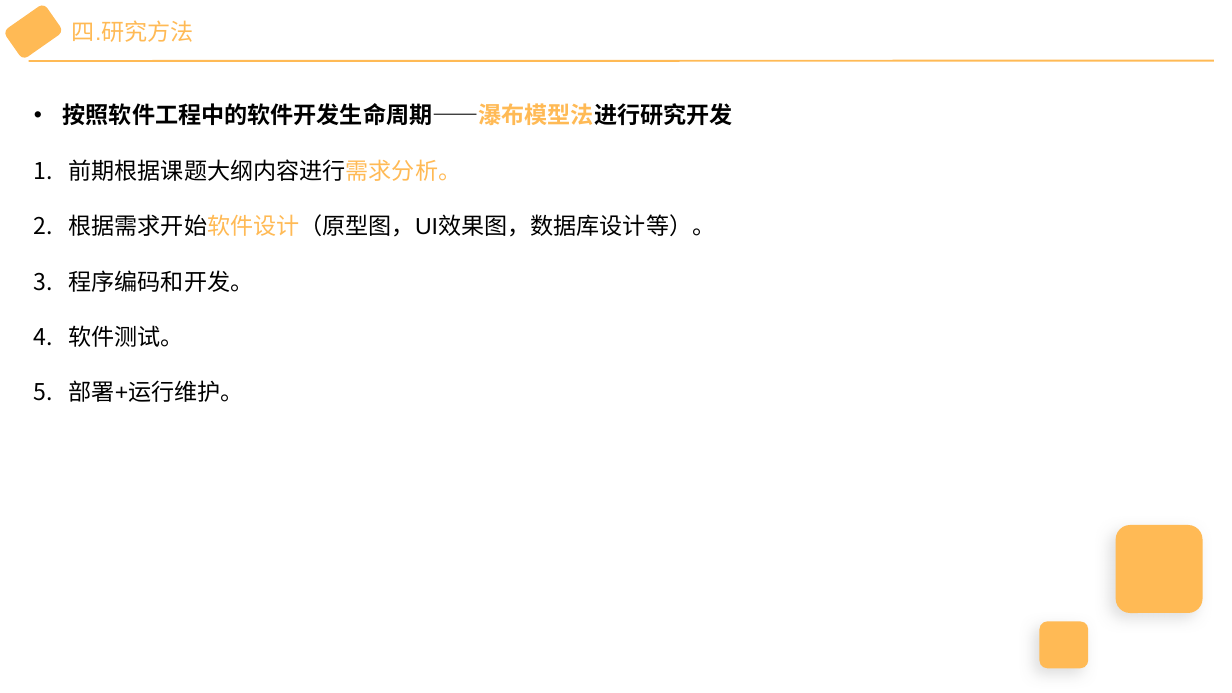
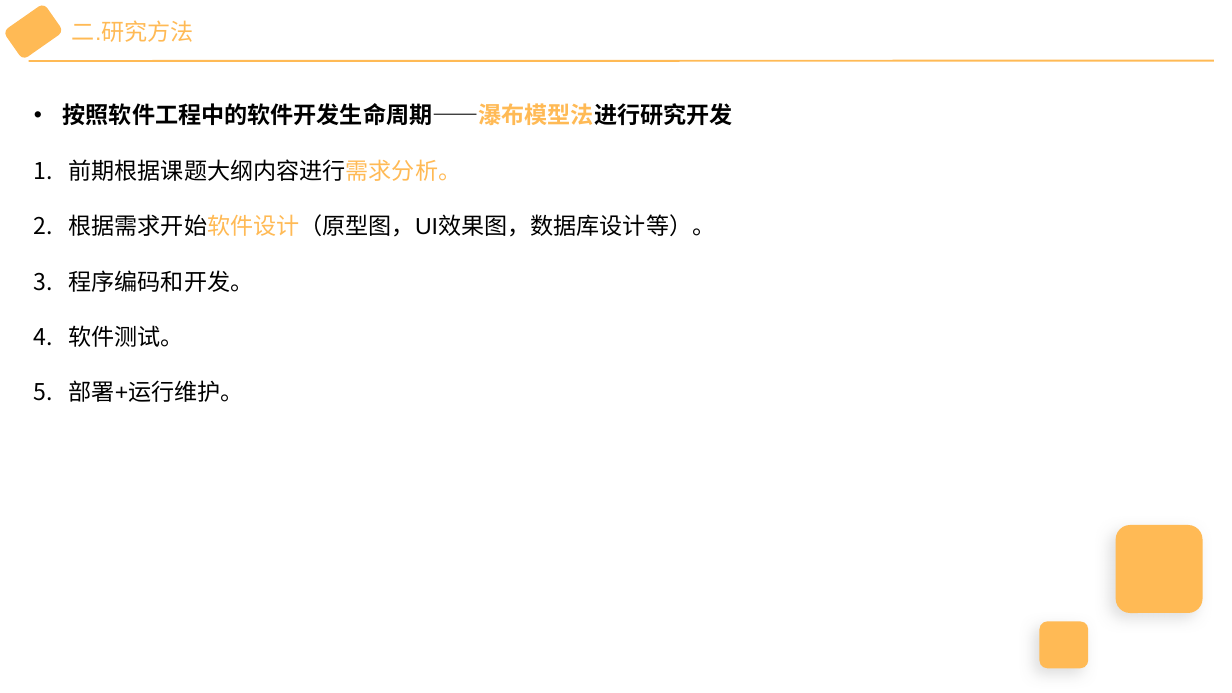
Before and after one commit to wu-yu-pei/graduation-design-file, a slide deck: slide 4 of 答辩PPT.pptx (slide 5 before the commit). Drawn at 1232x693 pixels with LibreOffice and Linux fonts; fonts in the diff are those of the drawing. Boxes give left, top, right and bottom in pixels: in the first picture for what was removed or moved away, otherwise in the second. Text is boxed around its words. In the diff, an @@ line names an element or a change of style, - is before the commit and + after.

```diff
--- a/答辩PPT.pptx
+++ b/答辩PPT.pptx
@@ text at <box>72,20,194,42</box>: text changed @@
-四.研究方法
+二.研究方法
```
Also in this commit, not shown: 5 other slides changed, 3 slides added, 1 slide removed, 4 other files.
